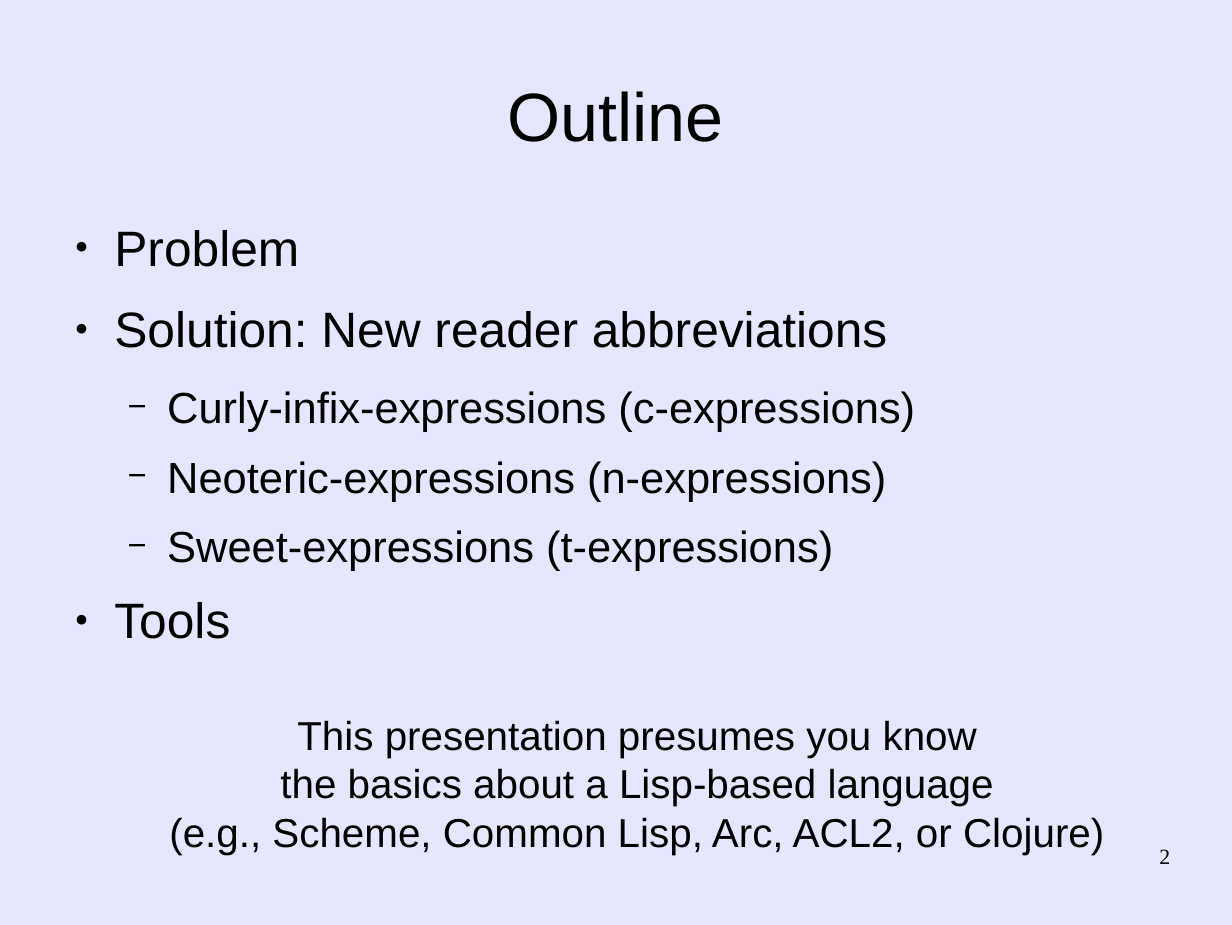
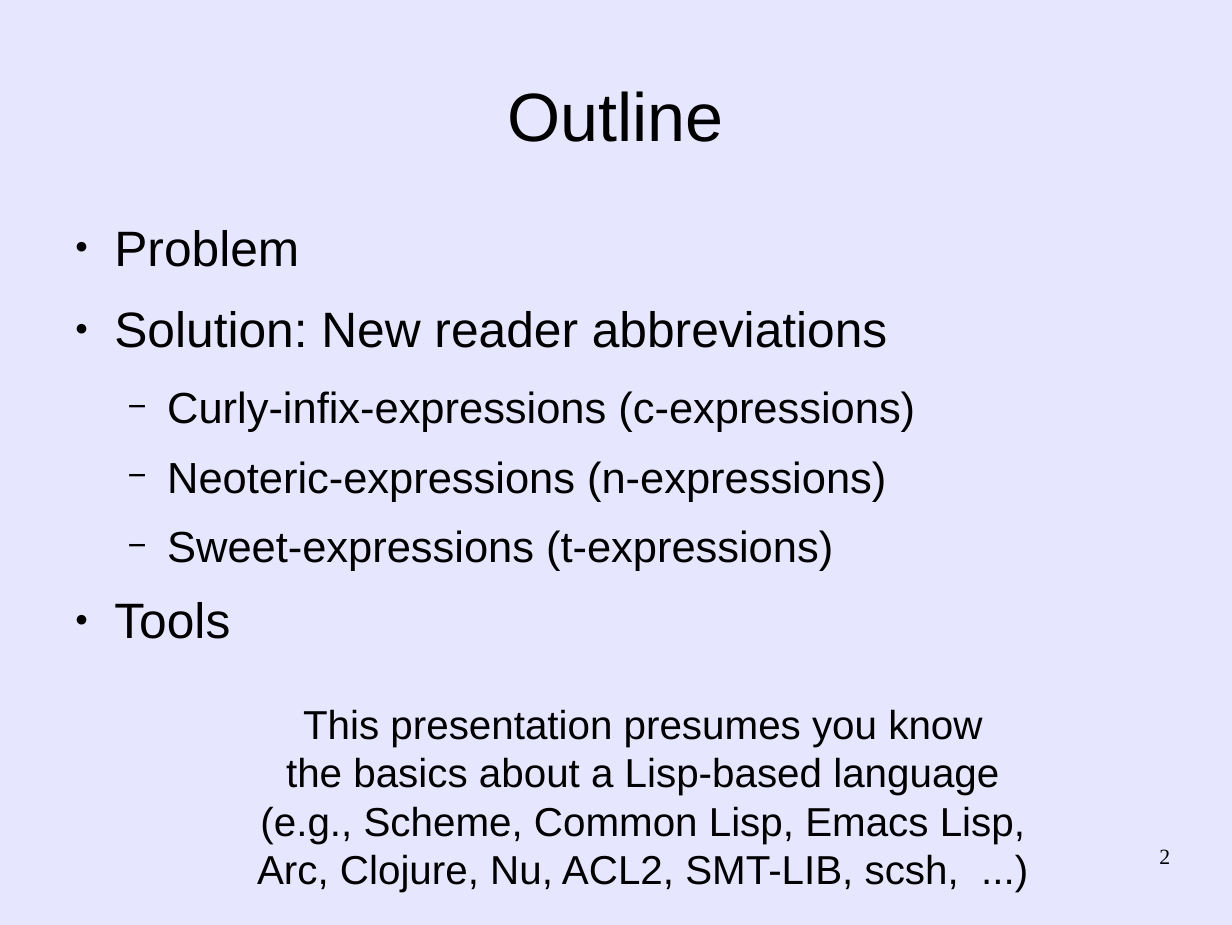
Before and after one commit to martin12333/Readable-Lisp-S-expressions, a slide deck: slide 2 of readable-s-expressions.odp. Drawn at 1232x925 pixels with LibreOffice and Linux fonts; fonts in the diff are those of the drawing. Boxes give left, top, right and bottom in pixels: in the first picture for what was removed or moved away, otherwise in the second. Text is boxed around its words. In the diff, an @@ line names an element or a change of style, - is before the commit and + after.

```diff
--- a/readable-s-expressions.odp
+++ b/readable-s-expressions.odp
@@ text "This presentation presumes you know": place and size @@
-text "This presentation presumes you know" at [169,720,1104,855]
+text "This presentation presumes you know" at [257,709,1025,892]
@@ text at [257,806,1025,892]: text changed @@
-(e.g., Scheme, Common Lisp, Arc, ACL2, or Clojure)
+(e.g., Scheme, Common Lisp, Emacs Lisp,
+Arc, Clojure, Nu, ACL2, SMT-LIB, scsh, ...)
```
Also in this commit, not shown: 1 other slide changed, 1 slide added.
